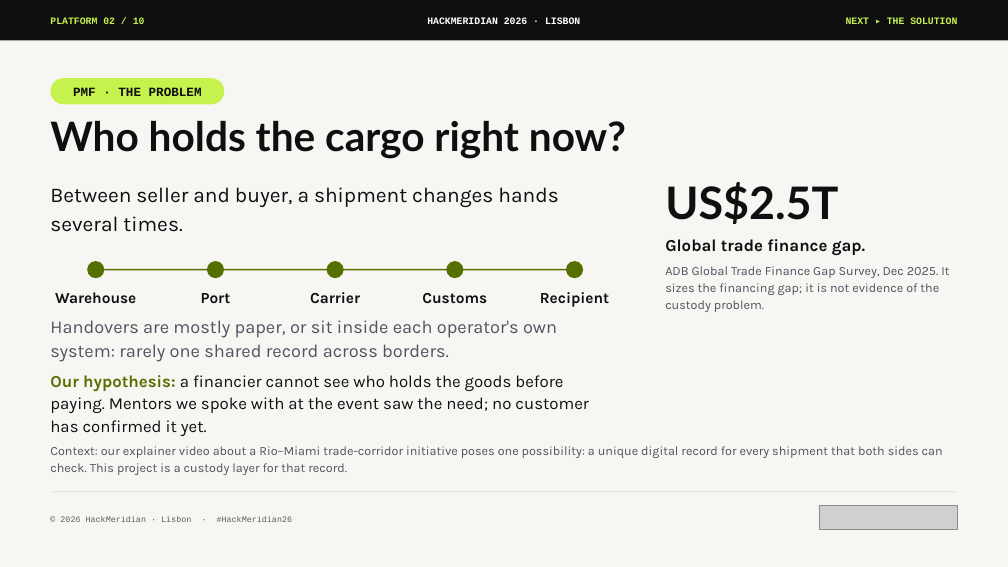
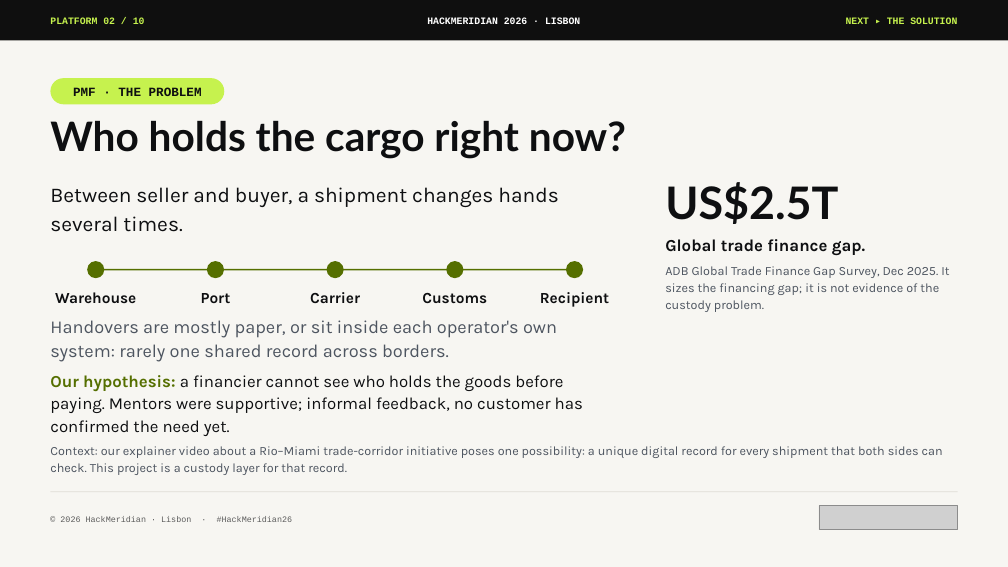
Before and after one commit to pwsaragossy/hackmeridian-cos, a slide deck: slide 2 of projects/hackmeridian-rail/deck/radox-custody-rail.pptx. Drawn at 1008x567 pixels with LibreOffice and Linux fonts; fonts in the diff are those of the drawing; grey boxes stand for pictures. Boxes give left, top, right and bottom in pixels: in the first picture for what was removed or moved away, otherwise in the second. Text is boxed around its words. In the diff, an @@ line names an element or a change of style, - is before the commit and + after.

```diff
--- a/projects/hackmeridian-rail/deck/radox-custody-rail.pptx
+++ b/projects/hackmeridian-rail/deck/radox-custody-rail.pptx
@@ text at [50,375,583,436]: text changed @@
-Our hypothesis: a financier cannot see who holds the goods before paying. Mentors we spoke with at the event saw the need; no customer has confirmed it yet.
+Our hypothesis: a financier cannot see who holds the goods before paying. Mentors were supportive; informal feedback, no customer has confirmed the need yet.
```
Also in this commit, not shown: 4 other files.
